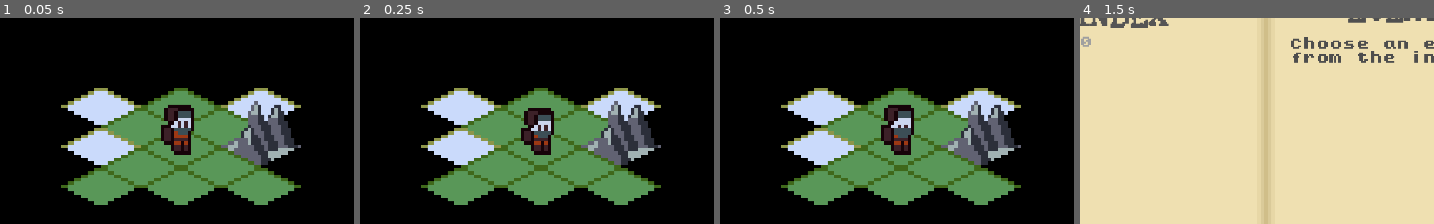
Above: before the commit, frames 1-4 (left to right).
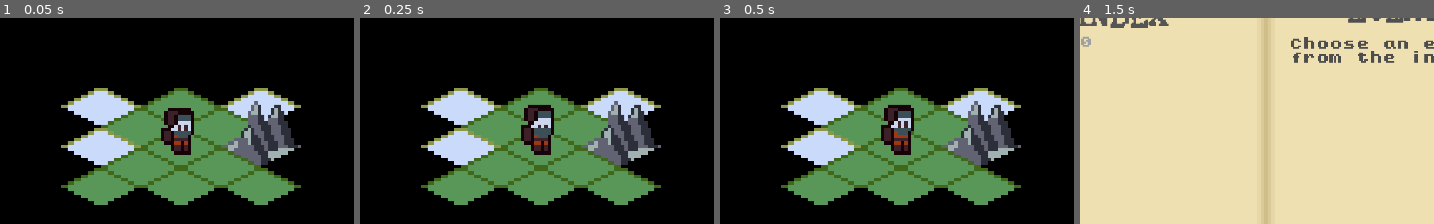
Above: after the commit, the same moments.

Repository: ZeeHatcher/project-forgotten
Game: Godot game, scene res://scenes/main/main.tscn
Same seed, same stepped clock (60 frames per second), same inputs: the game is played once before the commit and once after it. This scene is started directly instead of the project's main scene.
Inputs (mouse positions are % of the whole screen's width and height, from its top left):
- Up to frame 1 (0.05 s): no input
- Up to frame 2 (0.25 s): no input
- Up to frame 3 (0.5 s): no input
- Up to frame 4 (1.5 s): click (2, 24) at 0.5 s; click (2, 30) at 1.25 s
The pictures show only the part of the screen within x 31-81%, y 23-72%; the shares and areas given below are measured in that part.

The runs differ from the first frame. In frame 1, 0.7% of the frame differs, in the area x 45-55%, y 42-59%; in frame 2, 0.5%; in frame 3, 0.1%; in frame 4, nothing differs.

Commit message:
feat: player tutorial_mode

Diff:
--- a/entities/player/player.gd
+++ b/entities/player/player.gd
@@ -21,6 +21,7 @@
 export(Resource) var food
 export(Resource) var inventory
 export(Resource) var temperature
+export var tutorial_mode := false
 
 onready var _ray := $CollisionRay
 onready var _tween := $Tween
@@ -105,12 +106,15 @@
 
 
 func _on_Player_moved(_new_pos: Vector2) -> void:
-	food.consume()
+	if not tutorial_mode:
+		food.consume()
 	temperature.reset()
 	emit_signal("temperature_updated", temperature.percentage)
 
 
 func _on_food_depleted() -> void:
+	if tutorial_mode:
+		return
 	health.value -= 1
 
 
@@ -119,6 +123,8 @@
 
 
 func _on_temperature_take_cold_damage() -> void:
+	if tutorial_mode:
+		return
 	health.value -= 1
 
 
--- a/entities/player/player.tscn
+++ b/entities/player/player.tscn
@@ -55,6 +55,7 @@
 position = Vector2( 0, -10 )
 frames = SubResource( 7 )
 animation = "idle"
+frame = 1
 playing = true
 
 [node name="EventDetector" type="Area2D" parent="."]
--- a/scenes/tutorial/tutorial.tscn
+++ b/scenes/tutorial/tutorial.tscn
@@ -75,6 +75,7 @@
 
 [node name="Player" parent="." instance=ExtResource( 18 )]
 position = Vector2( 0, 6 )
+tutorial_mode = true
 
 [node name="RemoteTransform2D" type="RemoteTransform2D" parent="Player"]
 remote_path = NodePath("../../Camera2D")
